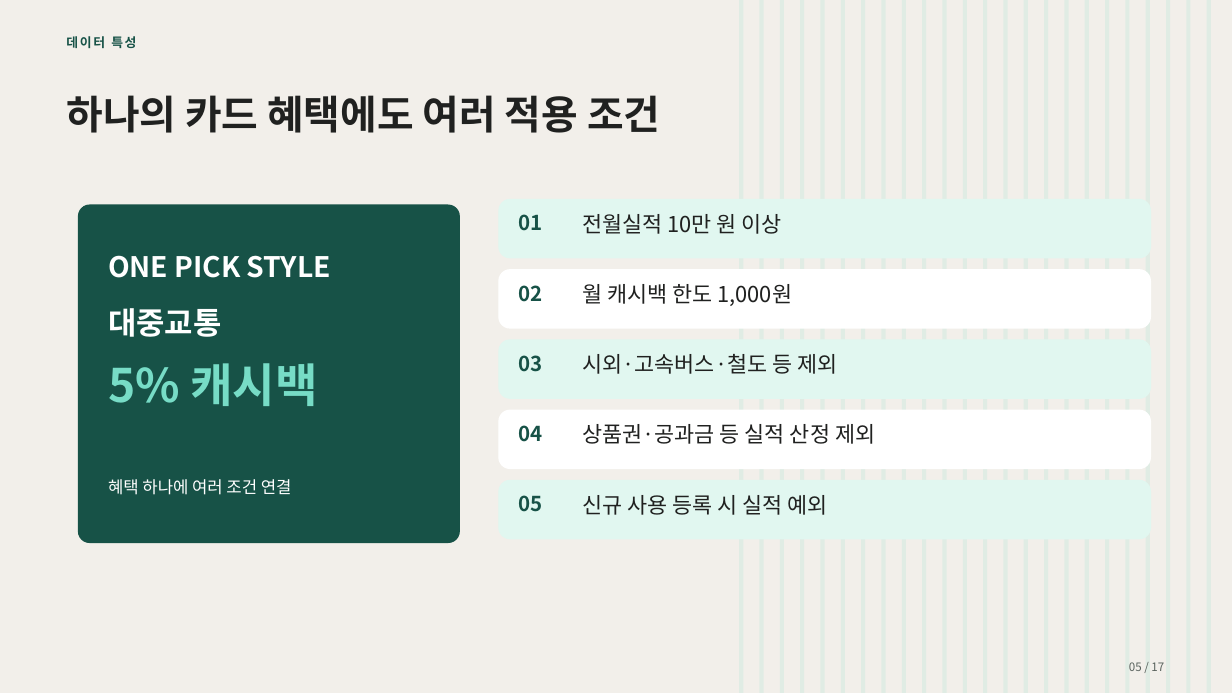
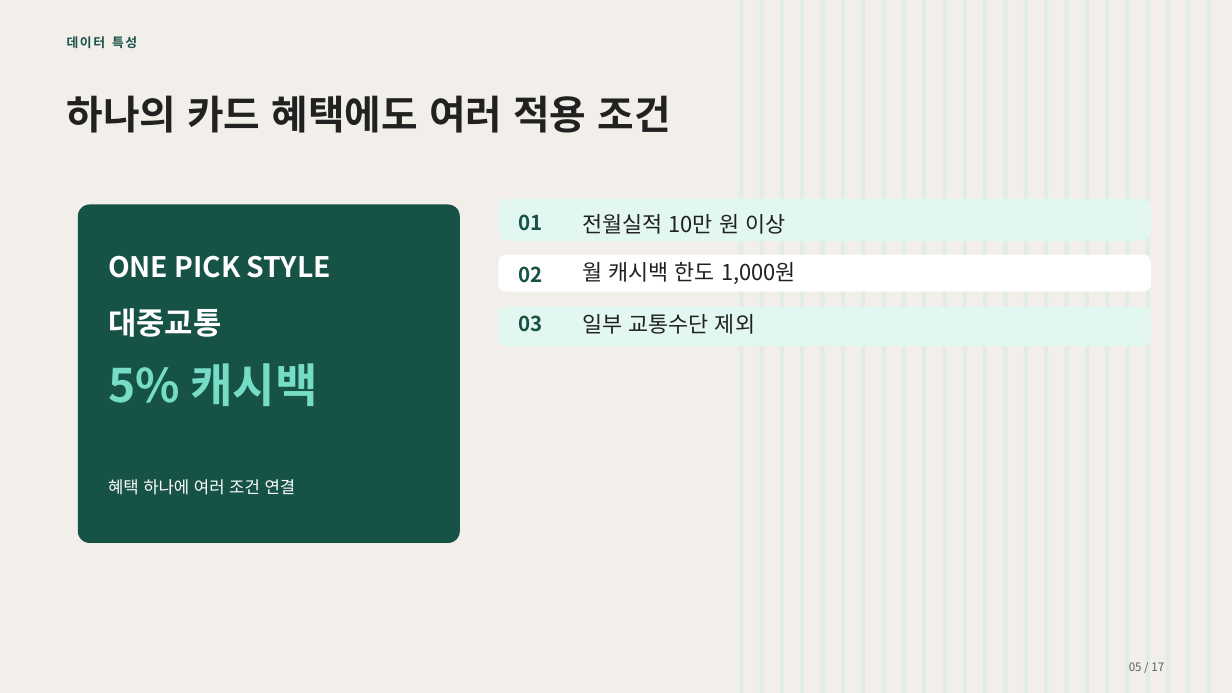
Before and after one commit to darkping1980/mle-02-p2-team3, a slide deck: slide 5 of src/card_benefit/docs/presentation/카드혜택_GraphRAG_템플릿적용_17장.pptx. Drawn at 1232x693 pixels with LibreOffice and Linux fonts; fonts in the diff are those of the drawing. Boxes give left, top, right and bottom in pixels: in the first picture for what was removed or moved away, otherwise in the second. Text is boxed around its words. In the diff, an @@ line names an element or a change of style, - is before the commit and + after.

```diff
--- a/src/card_benefit/docs/presentation/카드혜택_GraphRAG_템플릿적용_17장.pptx
+++ b/src/card_benefit/docs/presentation/카드혜택_GraphRAG_템플릿적용_17장.pptx
@@ rounded rectangle removed at (x1=0, y1=0, x2=730, y2=693) @@
@@ text "하나의 카드 혜택에도 여러 적용 ..." rewrapped from (x1=66, y1=95, x2=660, y2=133) to (x1=67, y1=95, x2=671, y2=133) @@
@@ rounded rectangle resized from (x1=499, y1=200, x2=1151, y2=258) to (x1=499, y1=200, x2=1151, y2=240) @@
@@ rounded rectangle resized from (x1=499, y1=270, x2=1151, y2=328) to (x1=499, y1=255, x2=1151, y2=291) @@
@@ text "02" moved from (x1=518, y1=285, x2=542, y2=302) to (x1=518, y1=266, x2=542, y2=283) @@
@@ text "월 캐시백 한도 1,000원" moved from (x1=582, y1=284, x2=793, y2=306) to (x1=582, y1=262, x2=796, y2=284) @@
@@ rounded rectangle resized from (x1=499, y1=340, x2=1151, y2=398) to (x1=499, y1=308, x2=1151, y2=346) @@
@@ text "03" moved from (x1=518, y1=355, x2=542, y2=372) to (x1=518, y1=315, x2=542, y2=332) @@
@@ text added at (x1=582, y1=314, x2=755, y2=334), 17 pt, text #202120 @@
+일부 교통수단 제외
@@ text removed at (x1=582, y1=354, x2=837, y2=374) @@
-시외·고속버스·철도 등 제외
@@ rounded rectangle removed at (x1=499, y1=410, x2=1151, y2=469) @@
@@ text removed at (x1=518, y1=425, x2=542, y2=442) @@
-04
@@ text removed at (x1=582, y1=424, x2=875, y2=444) @@
-상품권·공과금 등 실적 산정 제외
@@ text "혜택 하나에 여러 조건 연결" rewrapped from (x1=108, y1=479, x2=292, y2=495) to (x1=108, y1=479, x2=296, y2=495) @@
@@ rounded rectangle removed at (x1=499, y1=481, x2=1151, y2=539) @@
@@ text removed at (x1=518, y1=495, x2=542, y2=512) @@
-05
@@ text removed at (x1=582, y1=495, x2=827, y2=515) @@
-신규 사용 등록 시 실적 예외
```
Also in this commit, not shown: 6 other slides changed, 4 other files.
